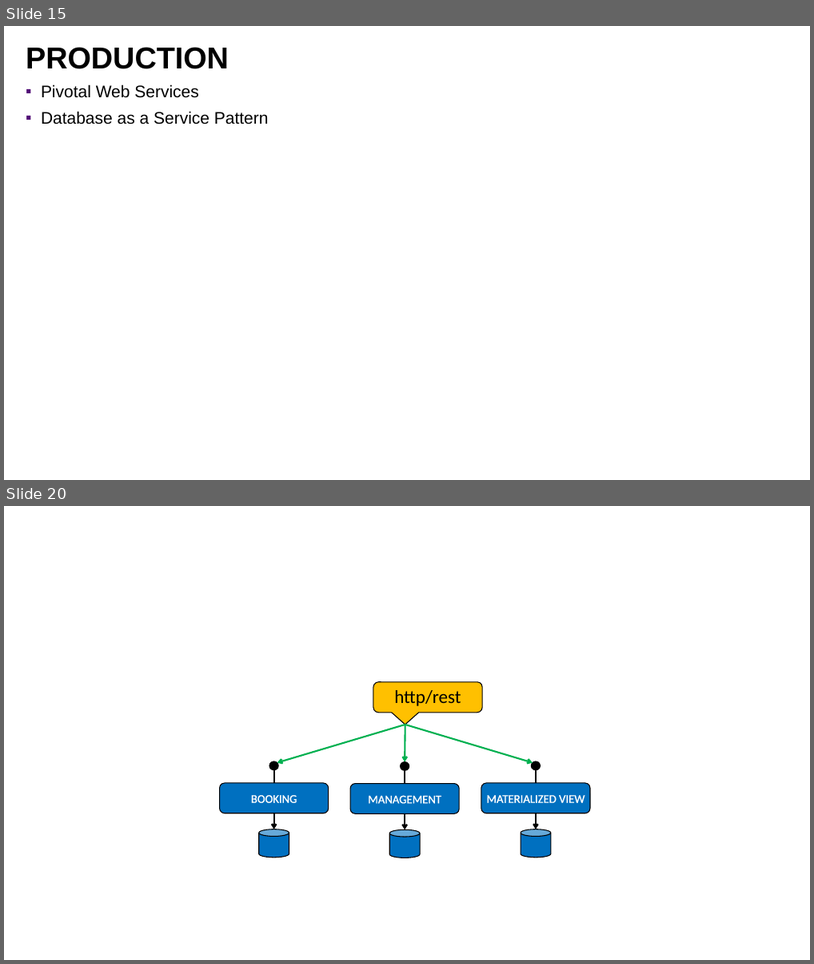
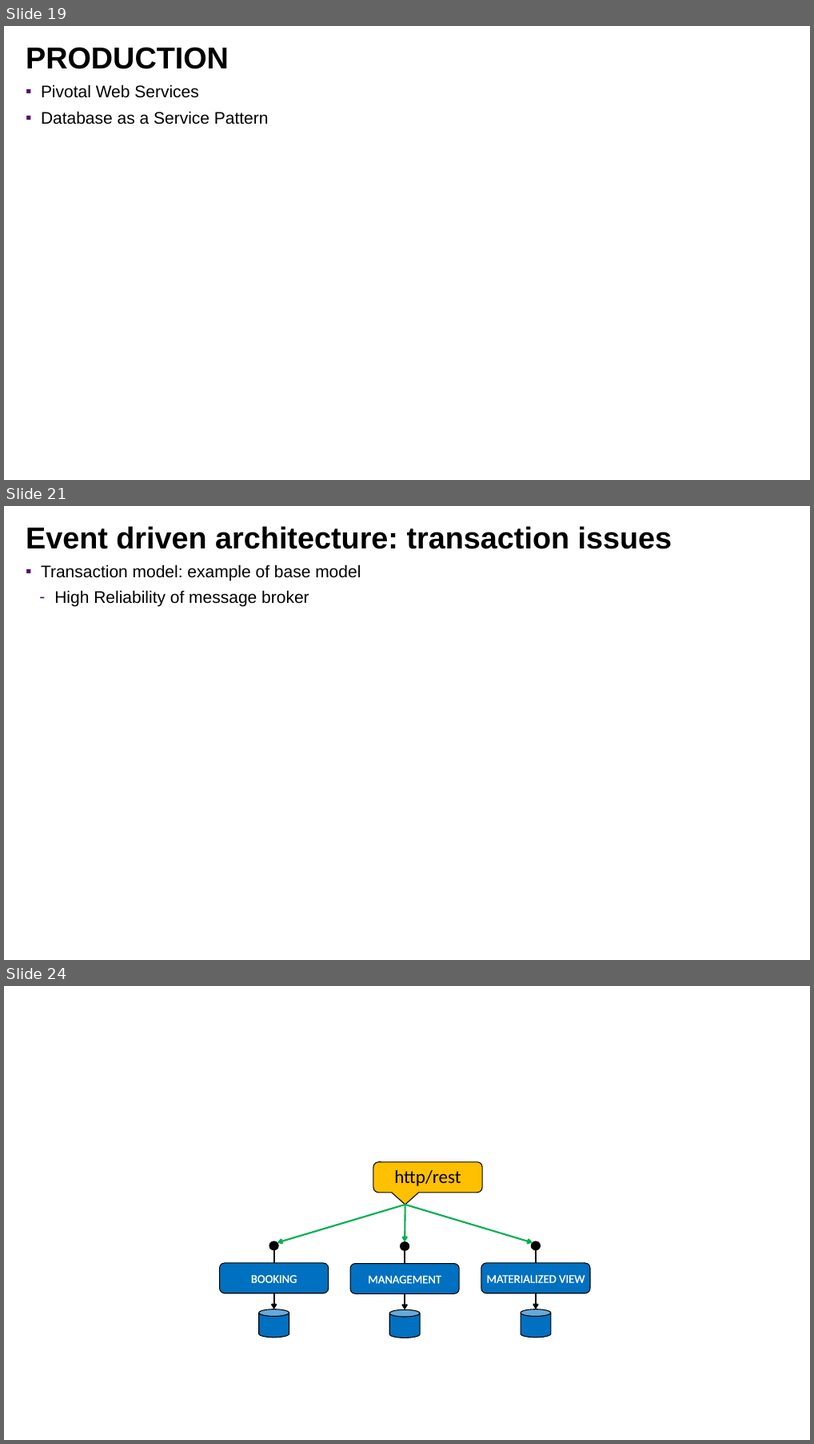
Before and after one commit to lbennardis/microS_code2016_DOCS, a slide deck: luigiBennardisMicroservices.pptx. Shown one above the other, each under a label of ours: slides 15 and 20 before the commit, slides 19, 21 and 24 after it; the slides between them are not shown. The pictures are 814x964 and 814x1444 pixels, drawn with LibreOffice and Linux fonts; fonts in the diff are those of the drawing; background and template pictures are left out. Boxes give left, top, right and bottom in pixels: in the first picture for what was removed or moved away, otherwise in the second. Text is boxed around its words. In the diff, an @@ line names an element or a change of style, - is before the commit and + after.

```diff
--- a/luigiBennardisMicroservices.pptx
+++ b/luigiBennardisMicroservices.pptx
@@ slide 21 added at (4,506,810,960), background picture (left out) @@
@@ title added at (26,526,673,549), 72 pt, text #000000, bold @@
+Event driven architecture: transaction issues
@@ text added at (41,564,361,607), 40 pt, text #000000 @@
+▪ Transaction model: example of base model
+  – High Reliability of message broker
@@ what was slide 15 is now slide 19 @@
@@ what was slide 20 is now slide 24 @@
```
Also in this commit, not shown: 7 slides changed, 5 other slides added, 1 slide removed, 1 other file.
